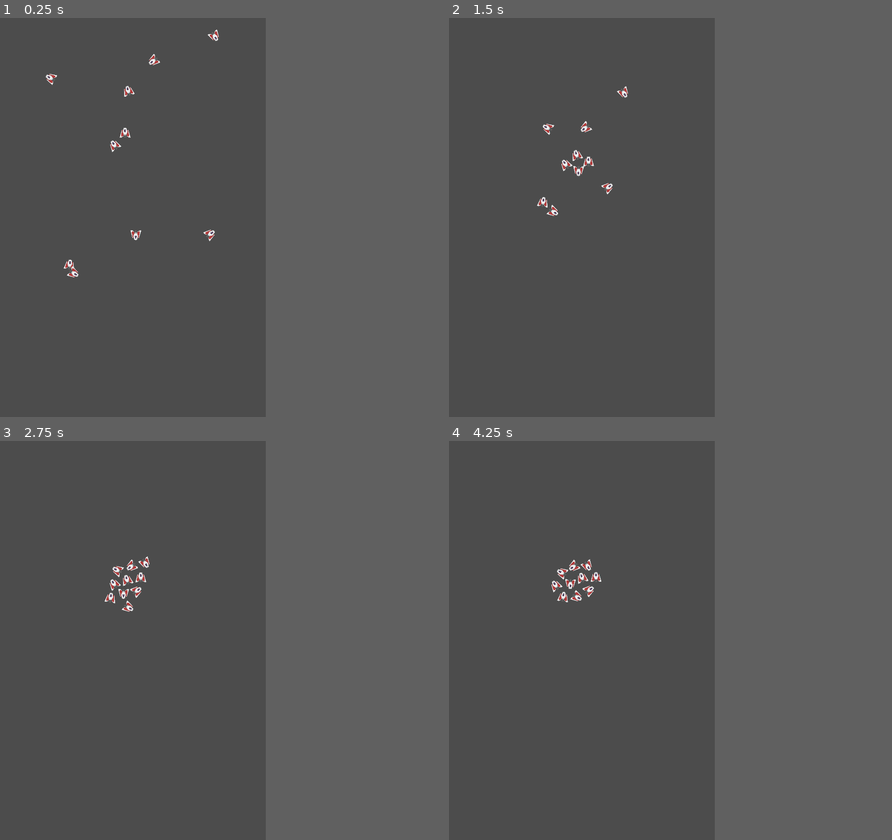
Above: before the commit, frames 1-4 (two rows, left to right).
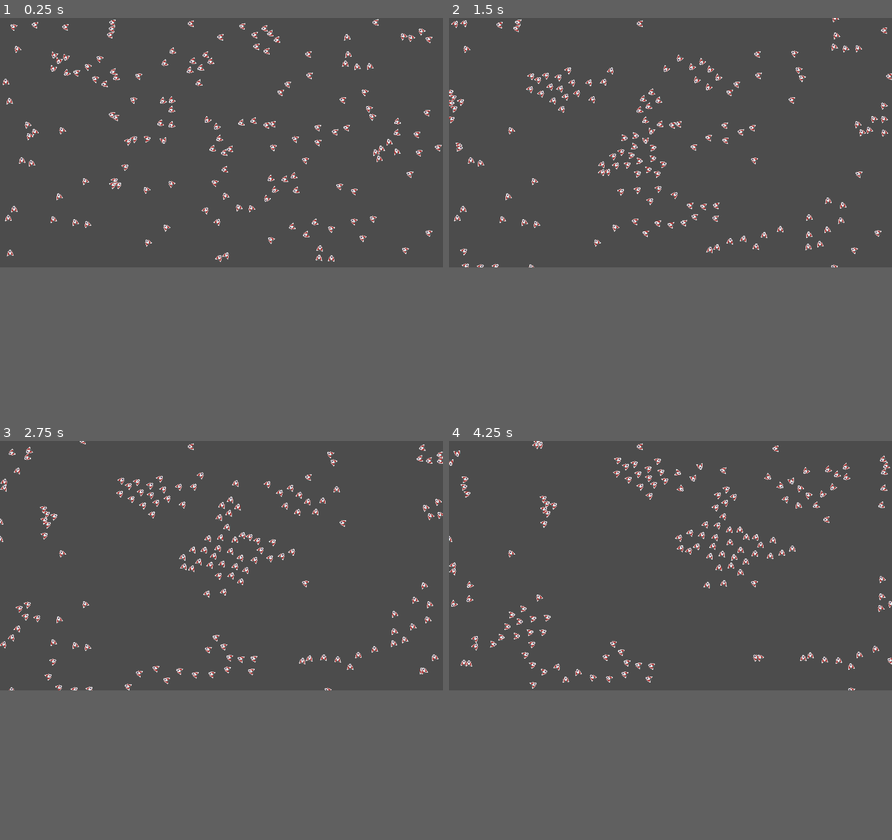
Above: after the commit, the same moments.

Repository: TheHandsomeCoder/GodotBoids
Game: Godot game, scene res://src/main/Main.tscn
The game is run twice, just before and just after one commit, with the same random seed, the same clock (stepped at 60 frames per second) and the same inputs.
Inputs (mouse positions are in pixels of both pictures, inside the frame that each line leads up to):
- Up to frame 1 (0.25 s): no input
- Up to frame 2 (1.5 s): move the mouse to (639, 197) at 0.52 s; move the mouse to (528, 237) at 1.27 s
- Up to frame 3 (2.75 s): move the mouse to (159, 552) at 2.02 s
- Up to frame 4 (4.25 s): move the mouse to (568, 720) at 2.77 s; move the mouse to (661, 700) at 3.52 s
In our replay, the window is 480x720 before the commit and 800x450 after it. These sizes can differ from the game's own. Grey fills any space a smaller window leaves; there, only what the larger window draws over its background counts as a difference.

The runs differ from the first frame. In frame 1, 2.5% of the frame differs, in the area x 0-100%, y 0-65%; in frame 2, 2.5%; in frame 3, 2.5%; in frame 4, 2.5%.

Commit message:
The screen now wraps, moar boids

Diff:
--- a/godot/project.godot
+++ b/godot/project.godot
@@ -21,7 +21,7 @@
 
 [display]
 
-window/size/width=480
+window/size/width=1280
 window/size/height=720
 window/stretch/mode="2d"
 window/stretch/aspect="keep"
--- a/godot/src/boid/Boid.gd
+++ b/godot/src/boid/Boid.gd
@@ -1,8 +1,9 @@
 extends KinematicBody2D
-var _speed = 100
+const SPEED = 100
+const COLLISION_RADIUS = 50
 var _turn_speed = 100
 var _target = Vector2()
-var _velocity = Vector2()
+var velocity = Vector2()
 # Called when the node enters the scene tree for the first time.
 func _ready():
 	randomize()
@@ -11,66 +12,78 @@
 	var y = rand_range(10, _screen_size.y - 10)
 	rotation += rand_range(-PI, PI)
 	position = Vector2(x, y)
-	_velocity = Vector2.ZERO
 
 func _process(delta: float) -> void:
-	position = _updatePosition(position, _velocity, delta);
+	position = _calcAcceleration(delta);
+	position = wrapBorders(position)
 
+func _calcAcceleration(delta: float) -> Vector2:
+	var flock = getFlock()
+	var coh = _calculateCohesion(flock)
+	var sep = _calculateSeparation(flock)
+	var ali = _calculateAlignment(flock)
+	velocity = (Vector2.ZERO+coh+sep+ali).normalized()
+	look_at(velocity * 1000)
+#	velocity += Vector2(SPEED, 0).rotated(rotation)
+	return position + velocity * delta * SPEED
 
-func _updatePosition(position: Vector2, velocity: Vector2, delta: float) -> Vector2:
-	_velocity = Vector2.ZERO;
-	var coh = _calculateCohesion()
-	var sep = _calculateSeparation()
-	print(coh, sep)
-	_velocity = coh+sep
-	_velocity = (_velocity - position).normalized() * _speed
+func wrapBorders(postion: Vector2) -> Vector2:
+	var _screen_size = get_viewport_rect().size
+	if(position.x > _screen_size.x):
+		position.x = 0
+	if(position.x < 0):
+		position.x = _screen_size.x
+	if(position.y > _screen_size.y):
+		position.y = 0
+	if(position.y < 0):
+		position.y = _screen_size.y
+	return position
 
-	return position + _velocity * delta
+func getFlock() -> Array:
+	var flock = self.get_parent().get_children()
+	var neighbors = []
 
+	for boid in flock:
+		var dist = position.distance_to(boid.position)
+		if (boid != self && dist > 0 && dist <= COLLISION_RADIUS):
+			neighbors.append(boid)
+	return neighbors
 
-func _updatePositionToFollowMouse(position: Vector2, velocity: Vector2, rotation: float, delta: float) -> Vector2:
-	_target = get_global_mouse_position()
-	if position.distance_to(_target) > 10:
-		look_at(get_global_mouse_position())
-		_velocity = (_target - position).normalized() * _speed
-	else:
-		_velocity = Vector2()
-	pass
-	return position + _velocity * delta
+func _calculateCohesion(flock: Array) -> Vector2:
+	var coh = Vector2.ZERO
 
-func _calculateCohesion() -> Vector2:
-	var flock = self.get_parent().get_children()
-	var targetPos = Vector2.ZERO
+	if (flock.size() == 0):
+		return 	coh
+
 	for boid in flock:
-		targetPos += boid.position
+		coh += boid.position
 
-	return targetPos / flock.size()
+	coh = coh / flock.size()
+	coh = coh - position
 
+	return coh.normalized()
 
-# if ((d > 0) && (d < desiredseparation)) {
-#        // Calculate vector pointing away from neighbor
-#        PVector diff = PVector.sub(position, other.position);
-#        diff.normalize();
-#        diff.div(d);        // Weight by distance
-#        steer.add(diff);
-#        count++;            // Keep track of how many
-#      }
+func _calculateSeparation(flock: Array) -> Vector2:
+	var sep = Vector2.ZERO
 
-func _calculateSeparation() -> Vector2:
-	var minDistance = 25.0;
-	var flock = self.get_parent().get_children()
-	var targetPos = Vector2.ZERO
+	if (flock.size() == 0):
+		return 	sep
+
 	var count = 0;
 	for boid in flock:
-		var distance = position.distance_to(boid.position)
-		if(distance > 0 && distance < minDistance):
-			var differance: Vector2 = position - boid.position
-			differance = differance.normalized()
-			differance =  differance/distance
-			targetPos += differance
-			count += 1
+		var towardsMe: Vector2 = position - boid.position
+		if towardsMe.length() > 0:
+			sep += (towardsMe.normalized() / towardsMe.length())
 
-	if(count > 0):
-		 targetPos /= count;
+	return sep.normalized()
 
-	return targetPos.normalized() * _speed
+func _calculateAlignment(flock: Array) -> Vector2:
+	var ali = Vector2.ZERO
+
+	if (flock.size() == 0):
+		return 	ali
+
+	for boid in flock:
+		ali += boid.velocity
+
+	return ali.normalized()
--- a/godot/src/main/Main.gd
+++ b/godot/src/main/Main.gd
@@ -4,5 +4,5 @@
 
 # Called when the node enters the scene tree for the first time.
 func _ready() -> void:
-	for n in range(10):
+	for n in range(150):
 		self.add_child(Boid.instance())
